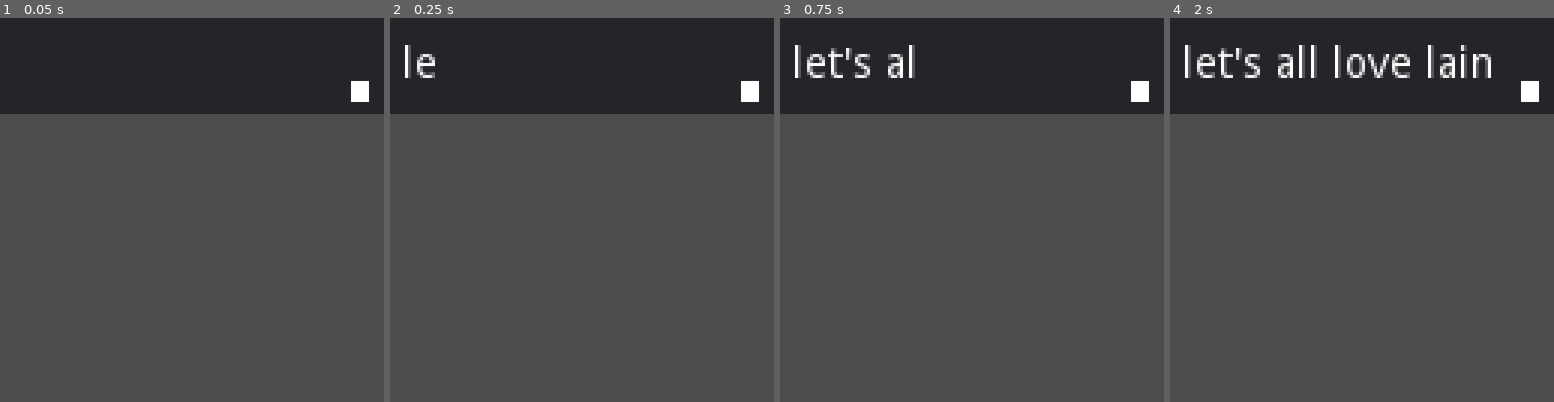
Above: before the commit, frames 1-4 (left to right).
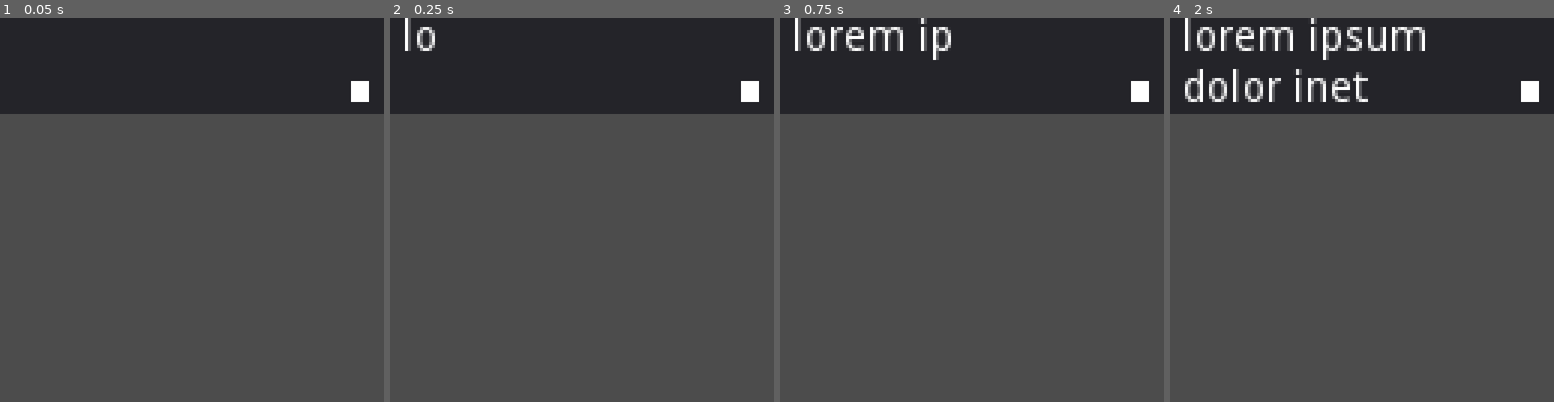
Above: after the commit, the same moments.

Repository: NintenDuck/Project-Vania
Game: Godot game, scene res://Scenes/tools/dialog_box.tscn
Same seed, same stepped clock (60 frames per second), same inputs: the game is played once before the commit and once after it. This scene is started directly instead of the project's main scene.
Inputs:
- Up to frame 1 (0.05 s): no input
- Up to frame 2 (0.25 s): no input
- Up to frame 3 (0.75 s): tap Enter (ui_accept) at 0.5 s; hold Enter (ui_accept) from 0.53 s (still down)
- Up to frame 4 (2 s): release Enter (ui_accept) at 1.28 s; tap Enter (ui_accept) at 1.35, 1.52, 1.82 s

Frame 1 is identical in both runs. In frame 2, 0.7% of the frame differs, in the area x 3-12%, y 0-16%; in frame 3, 2.4%; in frame 4, 6.2%, in the area x 3-84%, y 0-22%.

Commit message:
Add: debug dialog-json & reading newline from list

Diff:
--- /dev/null
+++ b/json/test.json
@@ -0,0 +1,14 @@
+[
+  {
+    "name": "lain",
+    "text": "lorem ipsum dolor inet"
+  },
+  {
+    "name": "pistacho",
+    "text": "let's all love lain"
+  },
+  {
+    "name": "lain",
+    "text": "infornography"
+  }
+]
--- a/scripts/dialog_box.gd
+++ b/scripts/dialog_box.gd
@@ -1,7 +1,7 @@
 extends Panel
 
 
-export(float, 0.1, 2, 0.1) var text_speed = 1
+export(float, 0.1, 2, 0.1) var text_speed = 1.0
 
 onready var dialog_label 		= $Margin/DialogText
 onready var text_timer 			= $TextSpeed
@@ -9,12 +9,13 @@
 
 enum states {
 	WRITING,
+	WAITING,
 	FINISHED
 }
 
 var current_state = states.WRITING
 
-var current_text_line = 1
+var current_text_line = 0
 var test_text = [
 	{"name": "lain",		"text": "lorem ipsum dolor inet"},
 	{"name": "pistacho",	"text": "let's all love lain"},
@@ -29,8 +30,16 @@
 	text_timer.start()
 
 
-# func _process(delta):
-# 	print(text_timer.time_left)
+func _unhandled_input(event):
+	if event.is_action_pressed("ui_accept") and current_state == states.WAITING:
+		get_new_line()
+
+func get_new_line():
+	current_text_line += 1
+	dialog_label.visible_characters = 0
+	dialog_label.text = test_text[current_text_line]["text"]
+	current_state = states.WRITING
+	text_timer.start()
 
 func set_text_speed(new_wait_timer):
 	text_timer.wait_time = new_wait_timer
@@ -38,7 +47,7 @@
 func _on_text_timer_timeout():
 	if dialog_label.visible_characters >= dialog_label.text.length():
 		text_timer.stop()
-		current_state = states.FINISHED
+		current_state = states.WAITING
 		return
 
 	dialog_label.visible_characters += 1
